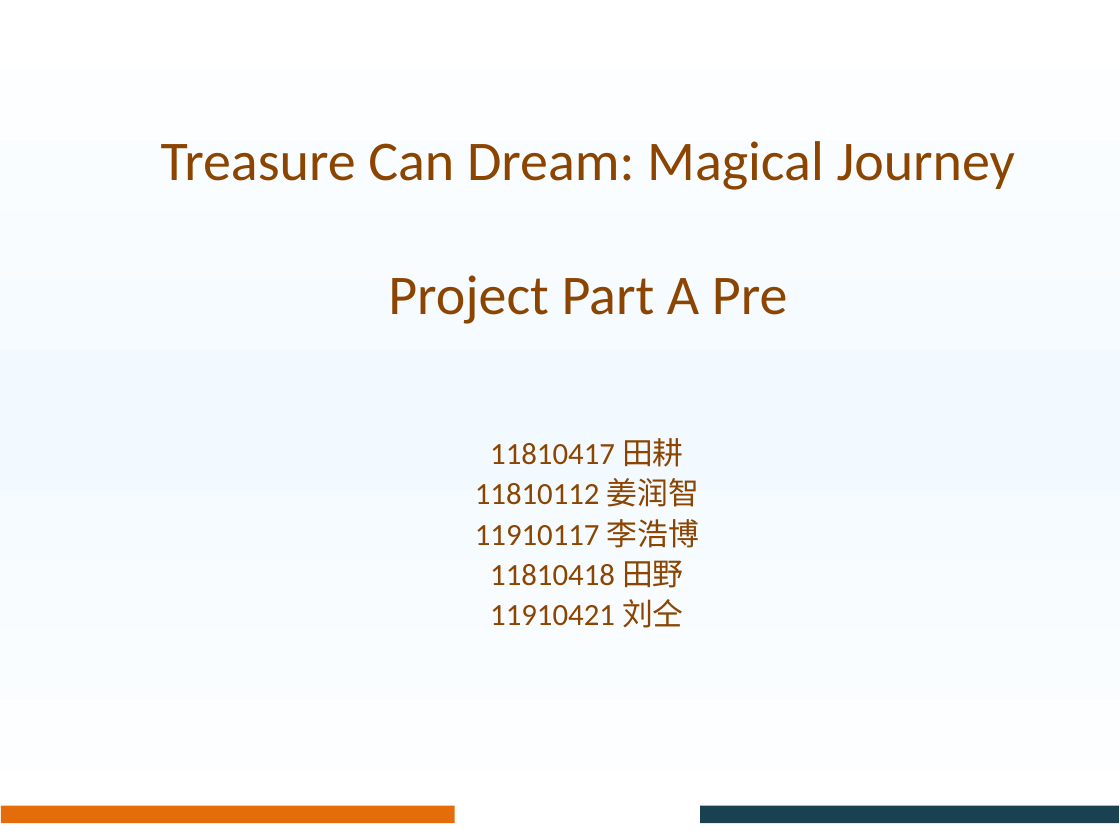
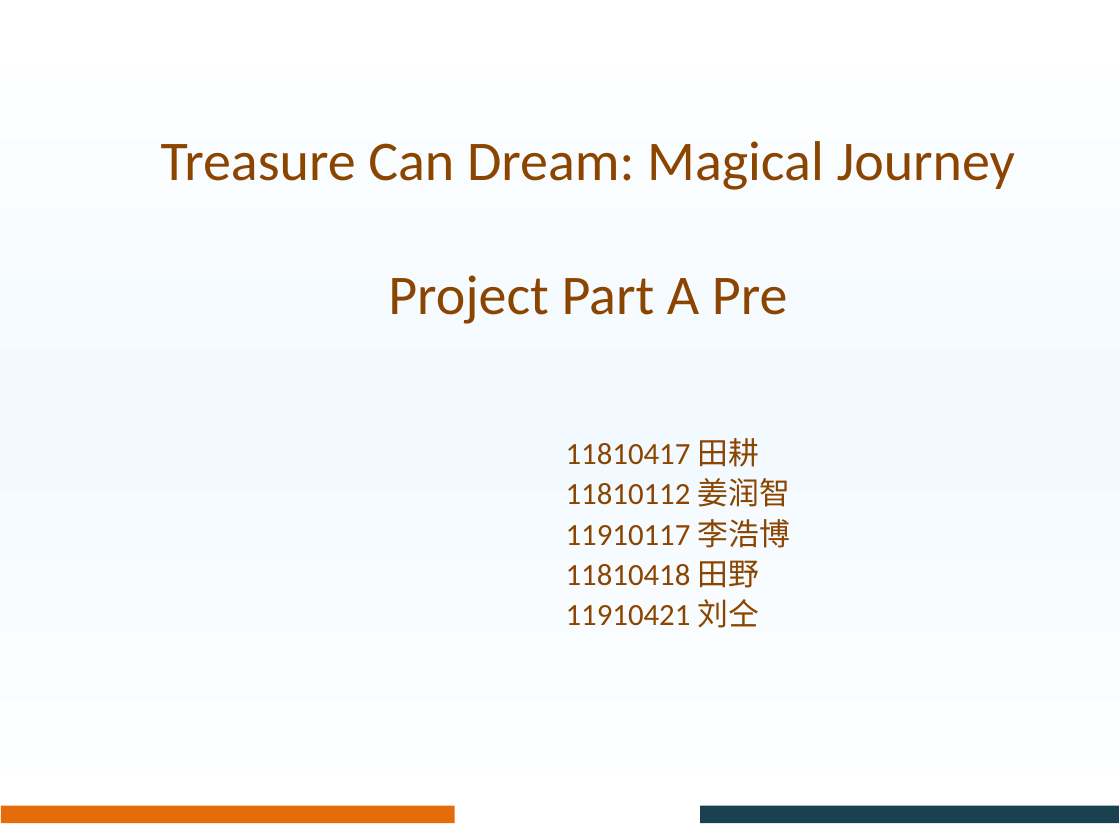
Before and after one commit to JiangRunzhi/ooadpokemon, a slide deck: slide 1 of PartAPre.pptx. Drawn at 1120x840 pixels with LibreOffice and Linux fonts; fonts in the diff are those of the drawing; background and template pictures are left out. Boxes give left, top, right and bottom in pixels: in the first picture for what was removed or moved away, otherwise in the second. Text is boxed around its words. In the diff, an @@ line names an element or a change of style, - is before the commit and + after.

```diff
--- a/PartAPre.pptx
+++ b/PartAPre.pptx
@@ text "11810417 田耕": place and size @@
-text "11810417 田耕" at (475, 438, 699, 628)
+text "11810417 田耕" at (566, 438, 789, 628)
@@ text "11810417 田耕" at (566, 438, 789, 628): alignment centre to left @@
```
Also in this commit, not shown: 2 other slides changed, 17 other files.
